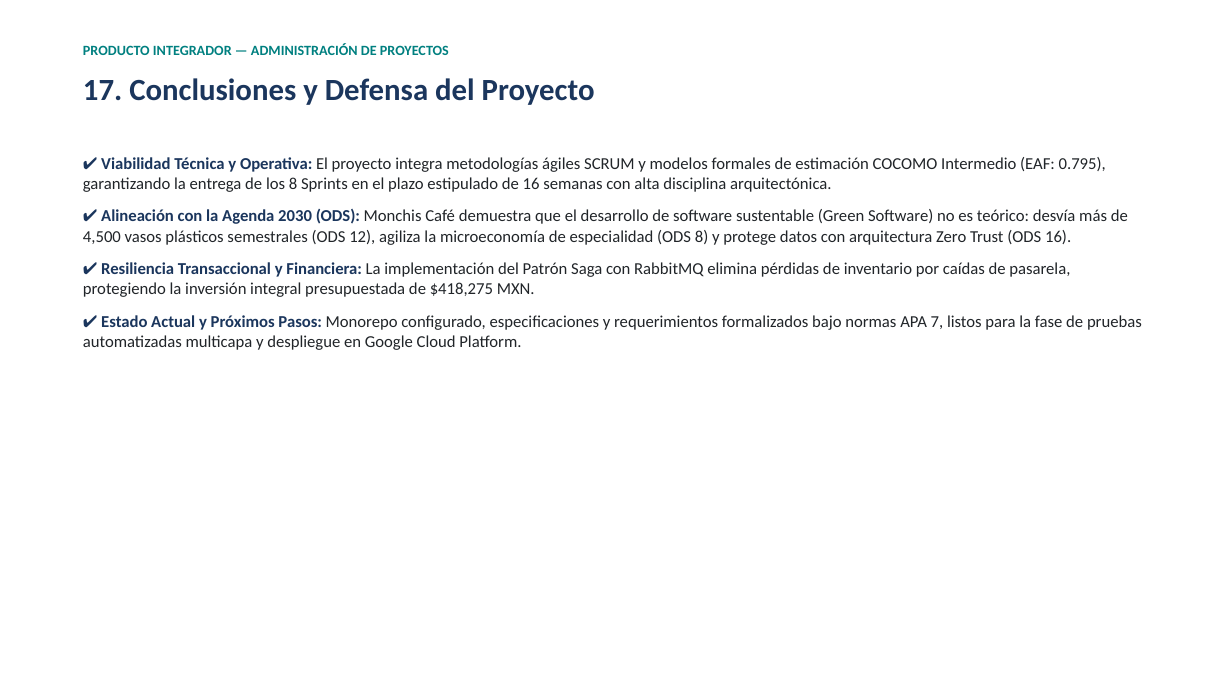
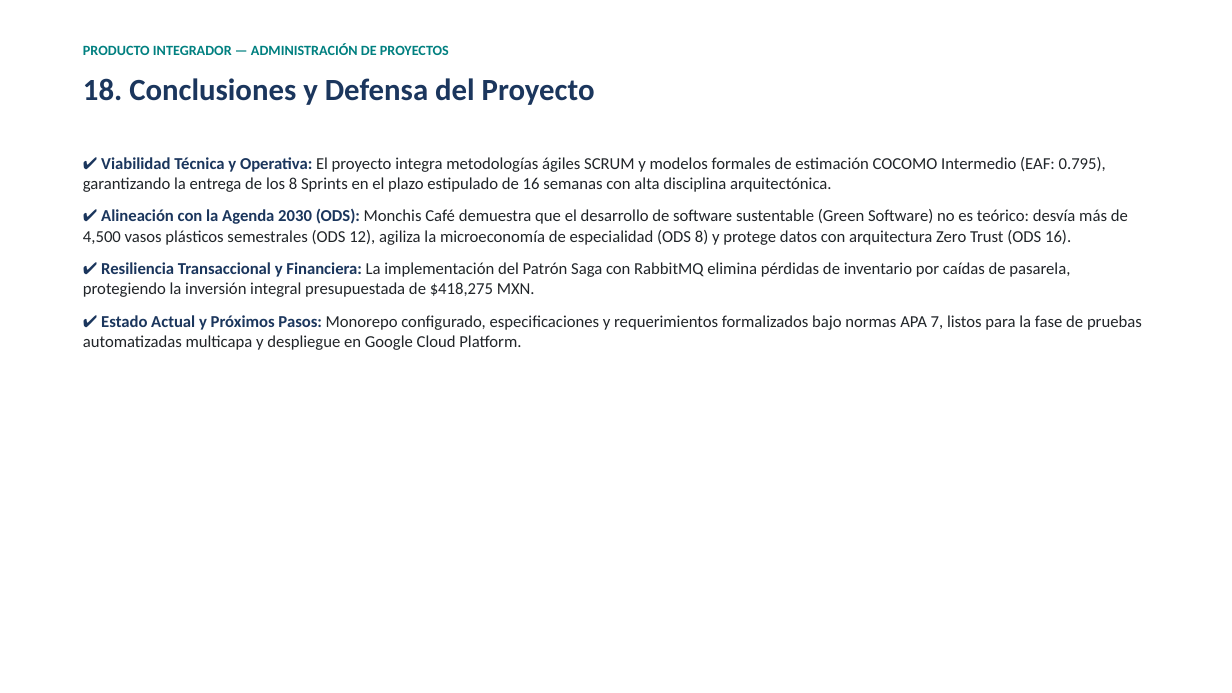
Before and after one commit to ErnestoFM/Proyecto, a slide deck: slide 19 of docs/presentacion/Presentacion_Producto_Integrador_Monchis_Cafe.pptx (slide 18 before the commit). Drawn at 1232x693 pixels with LibreOffice and Linux fonts; fonts in the diff are those of the drawing. Boxes give left, top, right and bottom in pixels: in the first picture for what was removed or moved away, otherwise in the second. Text is boxed around its words. In the diff, an @@ line names an element or a change of style, - is before the commit and + after.

```diff
--- a/docs/presentacion/Presentacion_Producto_Integrador_Monchis_Cafe.pptx
+++ b/docs/presentacion/Presentacion_Producto_Integrador_Monchis_Cafe.pptx
@@ text at <box>83,78,595,105</box>: text changed @@
-17. Conclusiones y Defensa del Proyecto
+18. Conclusiones y Defensa del Proyecto
```
Also in this commit, not shown: 3 other slides changed, 1 slide added, 2 other files.
